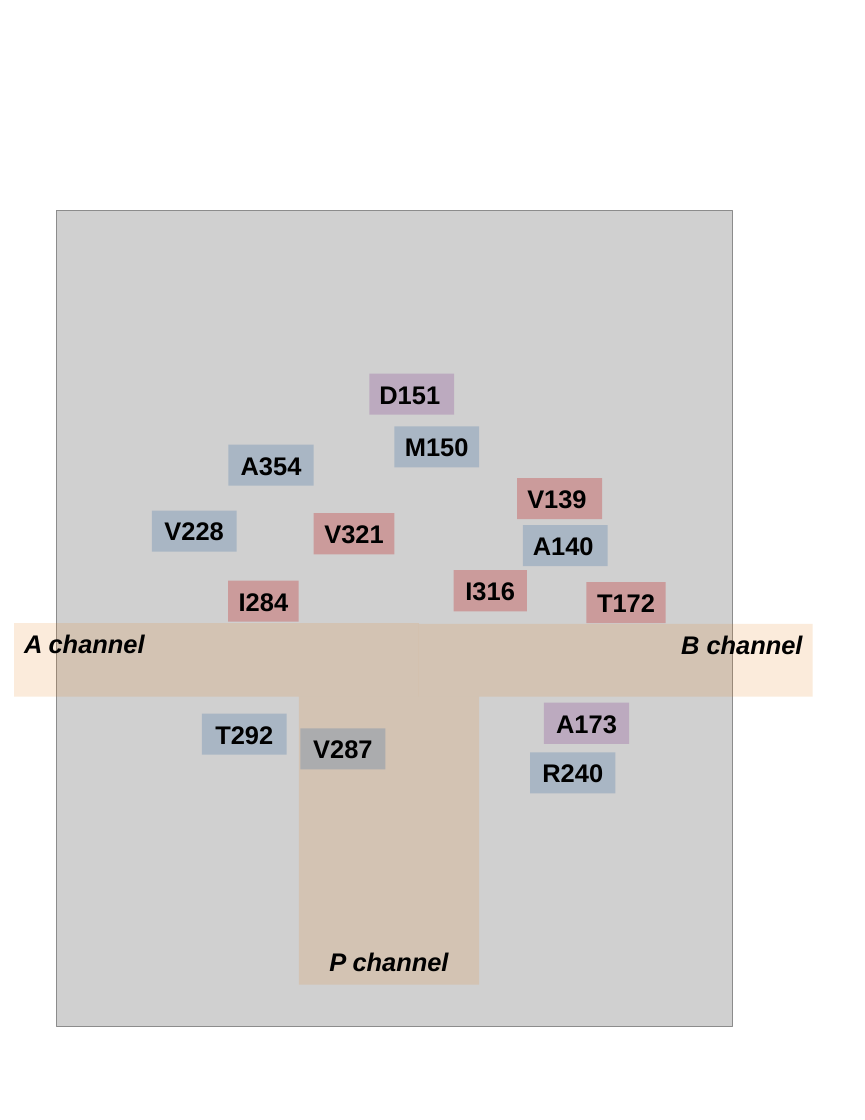
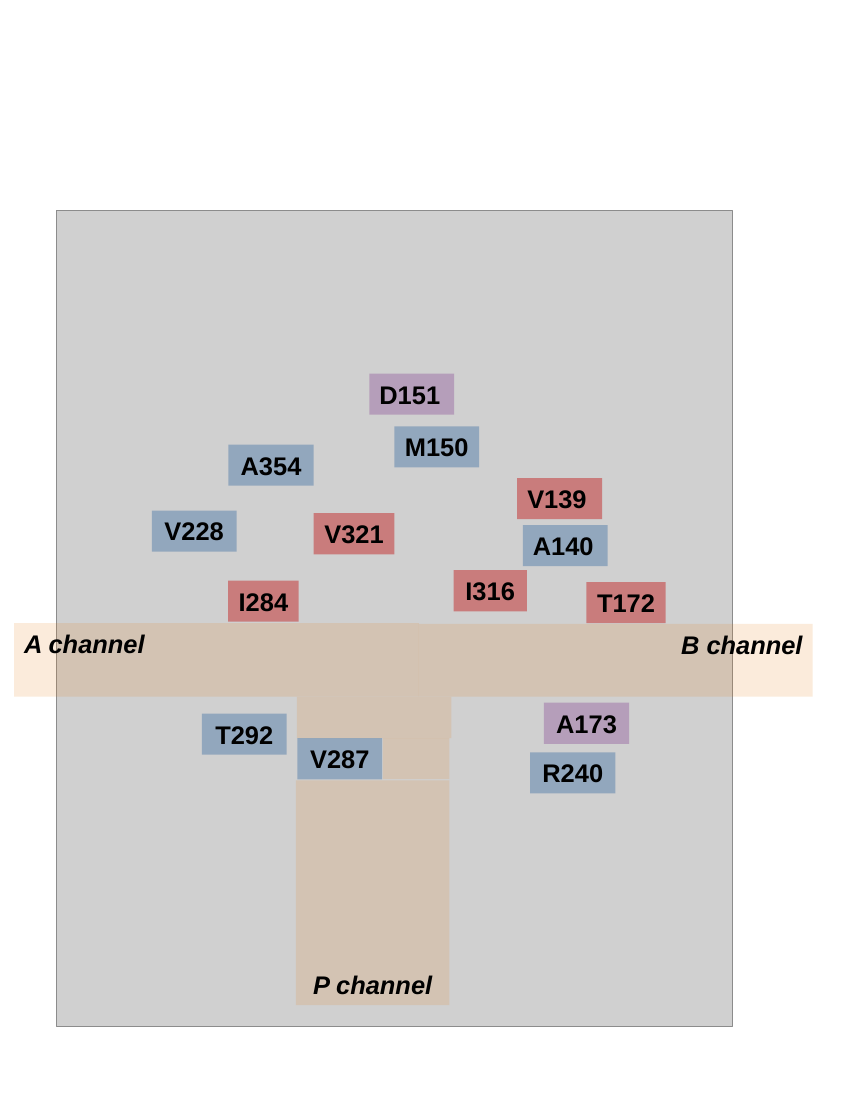
Before and after one commit to serina-robinson/thiolase-machine-learning, a slide deck: slide 1 of figs/pymol_residues_highlighted.pptx. Drawn at 865x1120 pixels with LibreOffice and Linux fonts; fonts in the diff are those of the drawing; grey boxes stand for pictures. Boxes give left, top, right and bottom in pixels: in the first picture for what was removed or moved away, otherwise in the second. Text is boxed around its words. In the diff, an @@ line names an element or a change of style, - is before the commit and + after.

```diff
--- a/figs/pymol_residues_highlighted.pptx
+++ b/figs/pymol_residues_highlighted.pptx
@@ fill #C00000 at 25% opacity to #C00000 at 40% opacity in 5 elements at (x1=228, y1=580, x2=298, y2=621), (x1=454, y1=570, x2=527, y2=611), (x1=586, y1=582, x2=666, y2=623), (x1=517, y1=478, x2=601, y2=519), (x1=313, y1=513, x2=394, y2=554) @@
@@ rectangle added at (x1=297, y1=697, x2=452, y2=738), fill #E87B0E at 15% opacity @@
@@ fill #366BA1 at 25% opacity to #366BA1 at 40% opacity in 7 elements at (x1=201, y1=713, x2=286, y2=754), (x1=394, y1=426, x2=478, y2=467), (x1=152, y1=510, x2=236, y2=551), (x1=530, y1=752, x2=616, y2=793), (x1=228, y1=445, x2=313, y2=485), (x1=523, y1=525, x2=608, y2=566), (x1=297, y1=738, x2=382, y2=778) @@
@@ rectangle "V287" moved from (x1=300, y1=728, x2=385, y2=768) to (x1=297, y1=738, x2=382, y2=778) @@
@@ rectangle added at (x1=383, y1=738, x2=449, y2=778), fill #E87B0E at 15% opacity @@
@@ rectangle "P channel" resized from (x1=299, y1=696, x2=479, y2=984) to (x1=296, y1=780, x2=450, y2=1004) @@
```
Also in this commit, not shown: 30 other files.
